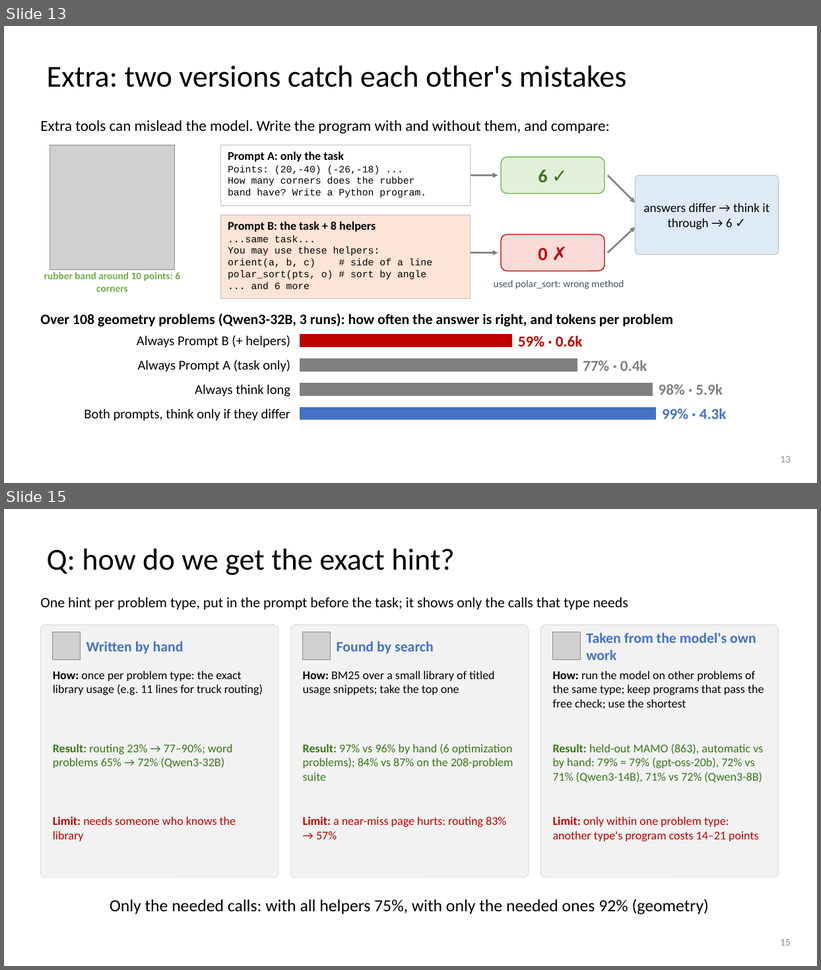
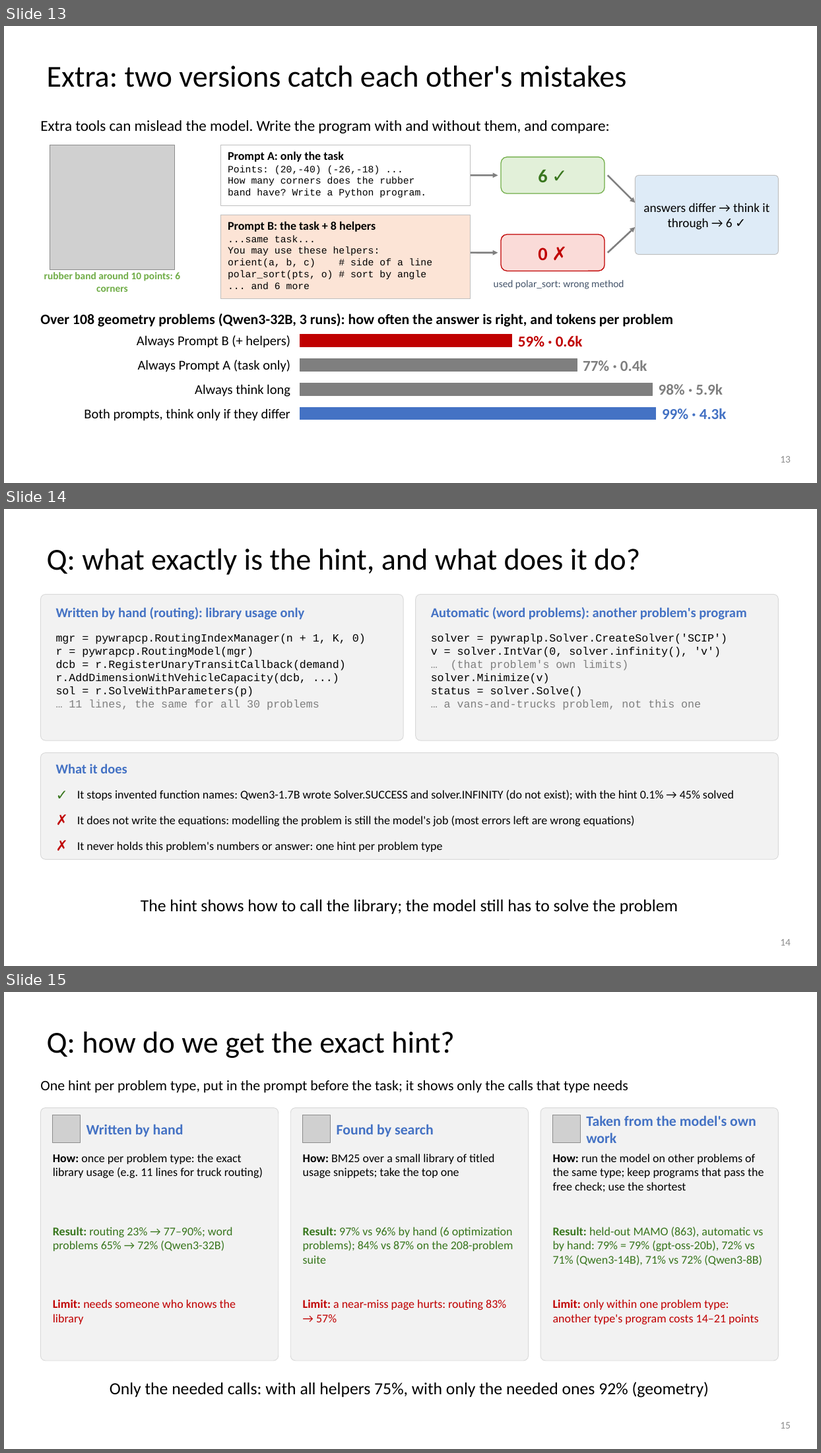
Before and after one commit to dlwns147/CSED490E_Project_Team5, a slide deck: Proposal_Team5.pptx. Shown one above the other, each under a label of ours: slides 13 and 15 before the commit, slides 13, 14 and 15 after it; the slides between them are not shown. The pictures are 821x970 and 821x1453 pixels, drawn with LibreOffice and Linux fonts; fonts in the diff are those of the drawing; grey boxes stand for pictures. Boxes give left, top, right and bottom in pixels: in the first picture for what was removed or moved away, otherwise in the second. Text is boxed around its words. In the diff, an @@ line names an element or a change of style, - is before the commit and + after.

```diff
--- a/Proposal_Team5.pptx
+++ b/Proposal_Team5.pptx
@@ slide 14 added at (4, 509, 817, 966), background #FFFFFF @@
@@ title added at (47, 549, 640, 575), 36 pt, text #000000 @@
+Q: what exactly is the hint, and what does it do?
@@ rounded rectangle added at (40, 594, 403, 741), fill #F2F2F2, outline #D9D9D9 0.75 pt @@
@@ text added at (56, 607, 305, 620), 16 pt, text #4472C4, bold @@
+Written by hand (routing): library usage only
@@ rounded rectangle added at (416, 594, 779, 741), fill #F2F2F2, outline #D9D9D9 0.75 pt @@
@@ text added at (431, 607, 746, 620), 16 pt, text #4472C4, bold @@
+Automatic (word problems): another problem's program
@@ text added at (56, 634, 366, 710), 13 pt, text #000000 @@
+mgr = pywrapcp.RoutingIndexManager(n + 1, K, 0)
+r = pywrapcp.RoutingModel(mgr)
+dcb = r.RegisterUnaryTransitCallback(demand)
+r.AddDimensionWithVehicleCapacity(dcb, ...)
+sol = r.SolveWithParameters(p)
+… 11 lines, the same for all 30 problems
@@ text added at (431, 634, 728, 710), 13 pt, text #000000 @@
+solver = pywraplp.Solver.CreateSolver('SCIP')
+v = solver.IntVar(0, solver.infinity(), 'v')
+… (that problem's own limits)
+solver.Minimize(v)
+status = solver.Solve()
+… a vans-and-trucks problem, not this one
@@ rounded rectangle added at (40, 753, 779, 859), fill #F2F2F2, outline #D9D9D9 0.75 pt @@
@@ text added at (56, 764, 127, 774), 16 pt, text #4472C4, bold @@
+What it does
@@ text added at (56, 782, 74, 807), 17 pt, text #38761D, bold @@
+✓
@@ text added at (77, 790, 734, 801), 14 pt, text #000000 @@
+It stops invented function names: Qwen3-1.7B wrote Solver.SUCCESS and solver.INFINITY (do not exist); with the hint 0.1% → 45% solved
@@ text added at (56, 808, 74, 832), 17 pt, text #C00000, bold @@
+✗
@@ text added at (77, 816, 635, 826), 14 pt, text #000000 @@
+It does not write the equations: modelling the problem is still the model's job (most errors left are wrong equations)
@@ text added at (56, 834, 74, 858), 17 pt, text #C00000, bold @@
+✗
@@ text added at (77, 842, 443, 852), 14 pt, text #000000 @@
+It never holds this problem's numbers or answer: one hint per problem type
@@ text added at (141, 900, 678, 914), 20 pt, text #000000 @@
+The hint shows how to call the library; the model still has to solve the problem
@@ page number added at (780, 939, 791, 946), 12 pt, text #8C8C8C @@
+14
```
Also in this commit, not shown: 1 slide removed, 3 other files.
